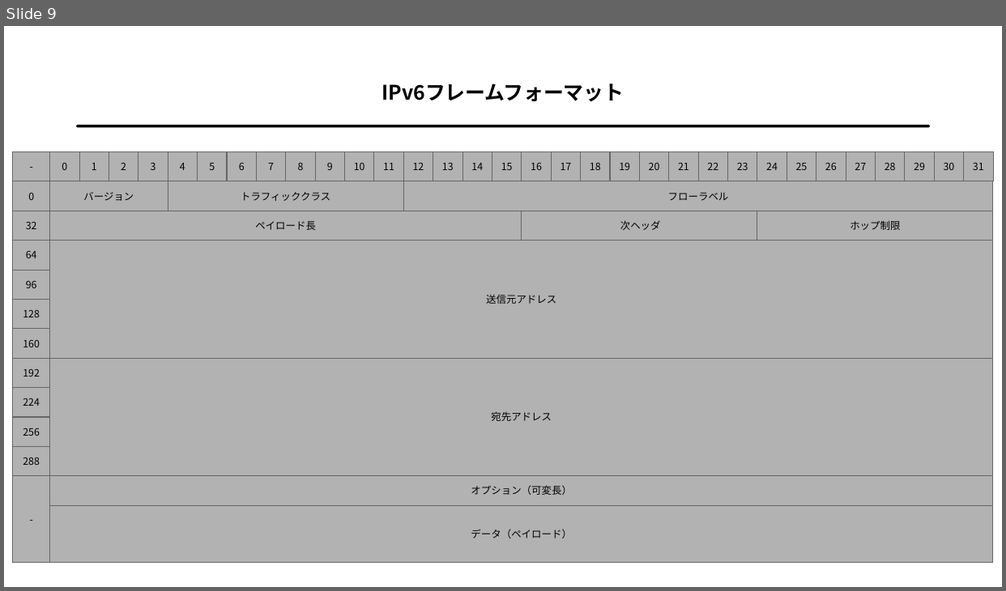
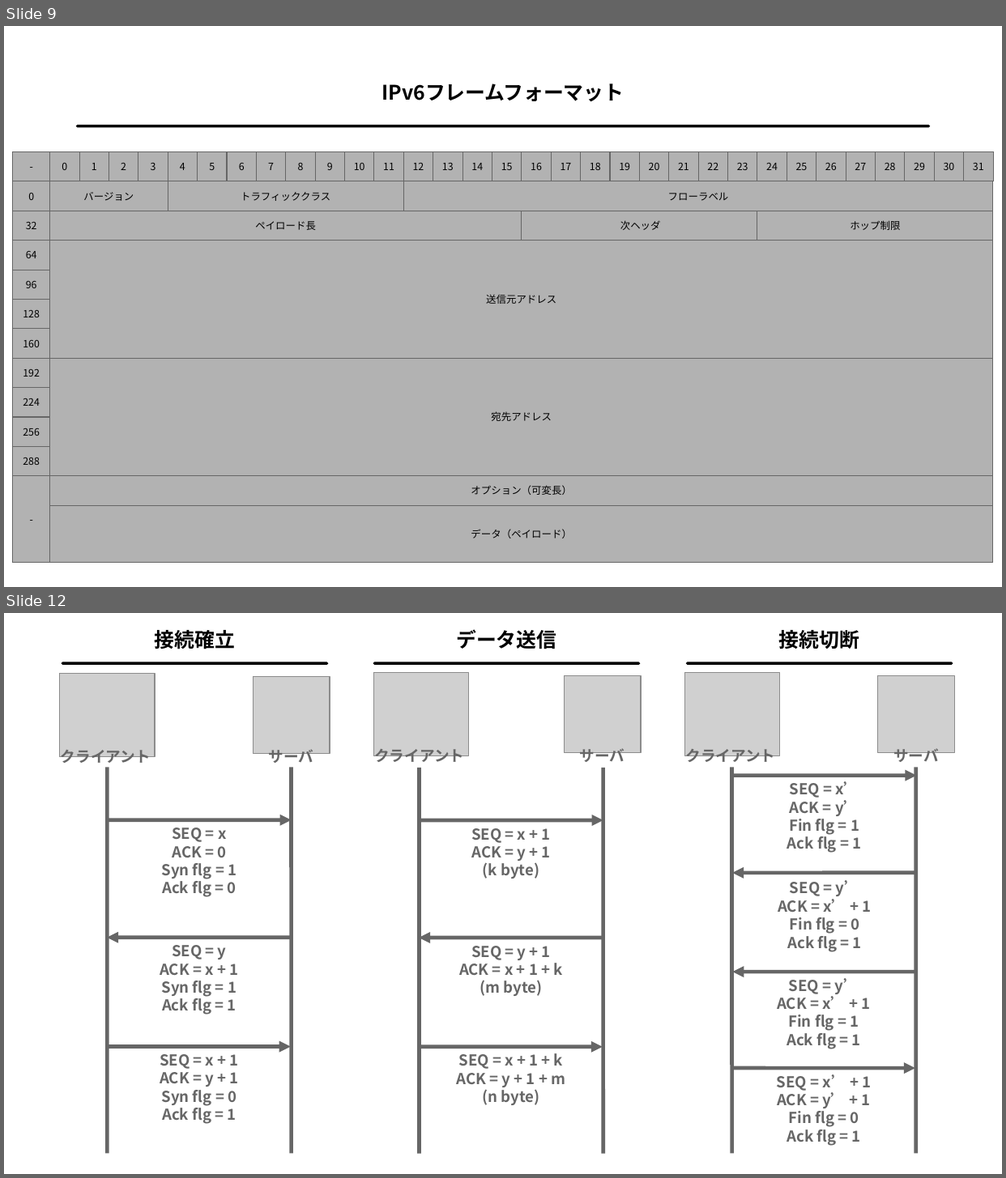
Before and after one commit to ichigo-1125/knowledge, a slide deck: assets/internet.odp. Shown one above the other, each under a label of ours: slide 9 before the commit, slides 9 and 12 after it; the slides between them are not shown. The pictures are 1006x591 and 1006x1178 pixels, drawn with LibreOffice and Linux fonts; fonts in the diff are those of the drawing; grey boxes stand for pictures. Boxes give left, top, right and bottom in pixels: in the first picture for what was removed or moved away, otherwise in the second. Text is boxed around its words. In the diff, an @@ line names an element or a change of style, - is before the commit and + after.

```diff
--- a/assets/internet.odp
+++ b/assets/internet.odp
@@ slide 12 added at [4,613,1002,1174], background #FFFFFF @@
@@ group added at [59,629,955,1153]: 19 texts, 10 arrows, 9 lines, 6 pictures @@
+SEQ = x
+ACK = 0
+Syn flg = 1
+Ack flg = 0
+SEQ = y
+ACK = x + 1
+Syn flg = 1
+Ack flg = 1
+SEQ = x + 1
+ACK = y + 1
+Syn flg = 0
+Ack flg = 1
+接続確立
+クライアント
+サーバ
+SEQ = x + 1
+ACK = y + 1
+(k byte)
+SEQ = x + 1 + k
+ACK = y + 1 + m
+(n byte)
+データ送信
+SEQ = y + 1
+ACK = x + 1 + k
+(m byte)
+クライアント
+サーバ
+SEQ = x’
+ACK = y’
+Fin flg = 1
+Ack flg = 1
+SEQ = y’
+ACK = x’ + 1
+Fin flg = 0
+Ack flg = 1
+接続切断
+SEQ = y’
+ACK = x’ + 1
+Fin flg = 1
+Ack flg = 1
+SEQ = x’ + 1
+ACK = y’ + 1
+Fin flg = 0
+Ack flg = 1
+クライアント
+サーバ
```
Also in this commit, not shown: 1 slide changed, 3 other slides added, 8 other files.
